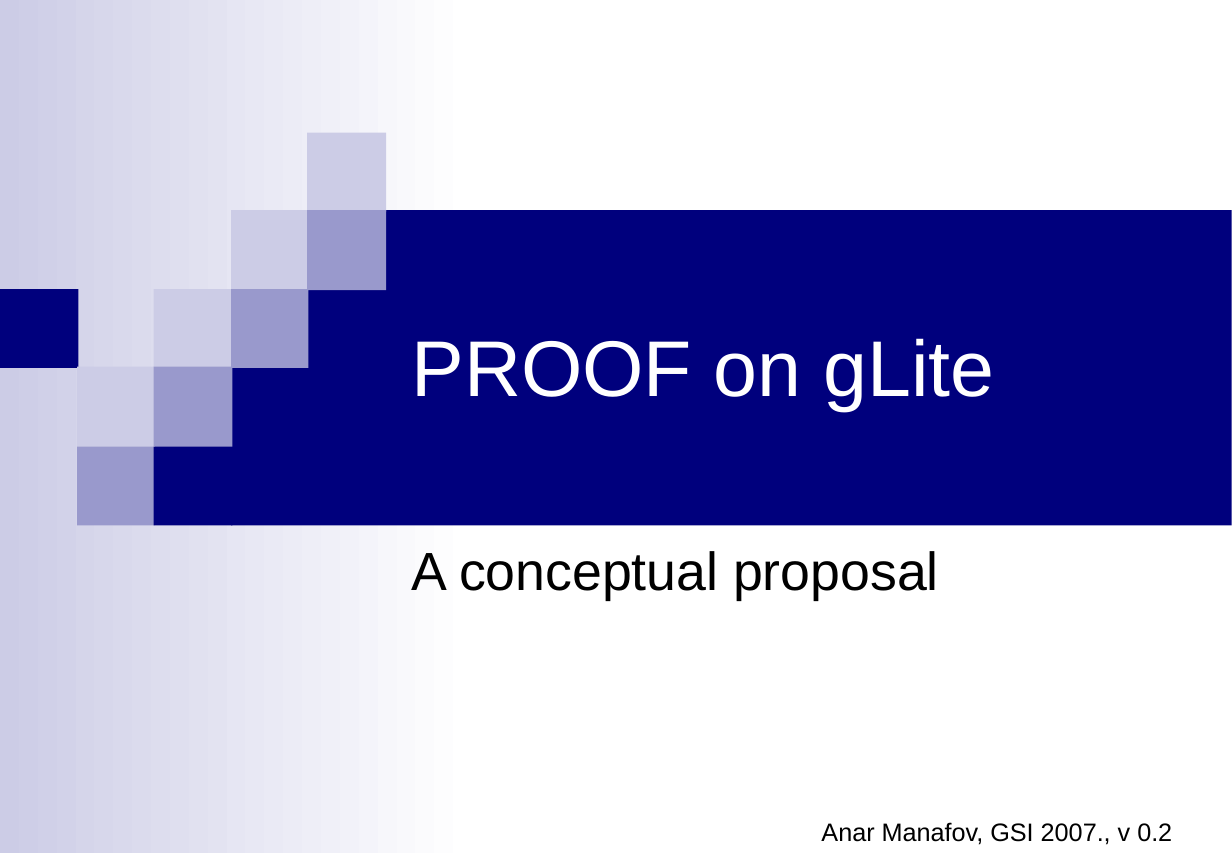
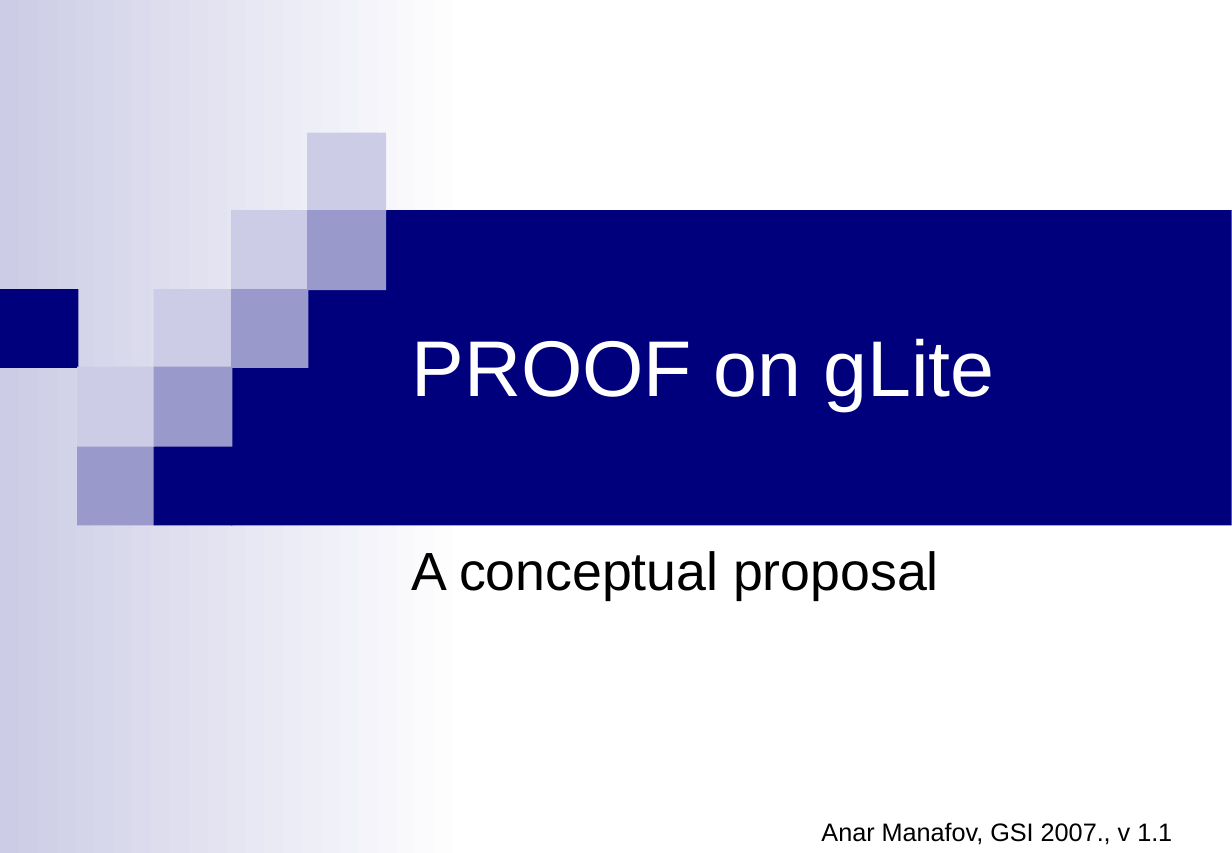
Before and after one commit to AnarManafov/PoDDocumentation, a slide deck: slide 1 of proposal-PROOFonGLite/proposal-PROOFonGLite.ppt. Drawn at 1232x853 pixels with LibreOffice and Linux fonts; fonts in the diff are those of the drawing. Boxes give left, top, right and bottom in pixels: in the first picture for what was removed or moved away, otherwise in the second. Text is boxed around its words. In the diff, an @@ line names an element or a change of style, - is before the commit and + after.

```diff
--- a/proposal-PROOFonGLite/proposal-PROOFonGLite.ppt
+++ b/proposal-PROOFonGLite/proposal-PROOFonGLite.ppt
@@ text at (821,822,1172,845): text changed @@
-Anar Manafov, GSI 2007., v 0.2
+Anar Manafov, GSI 2007., v 1.1
```
Also in this commit, not shown: 1 slide added, 2 slides removed, 3 other files.
